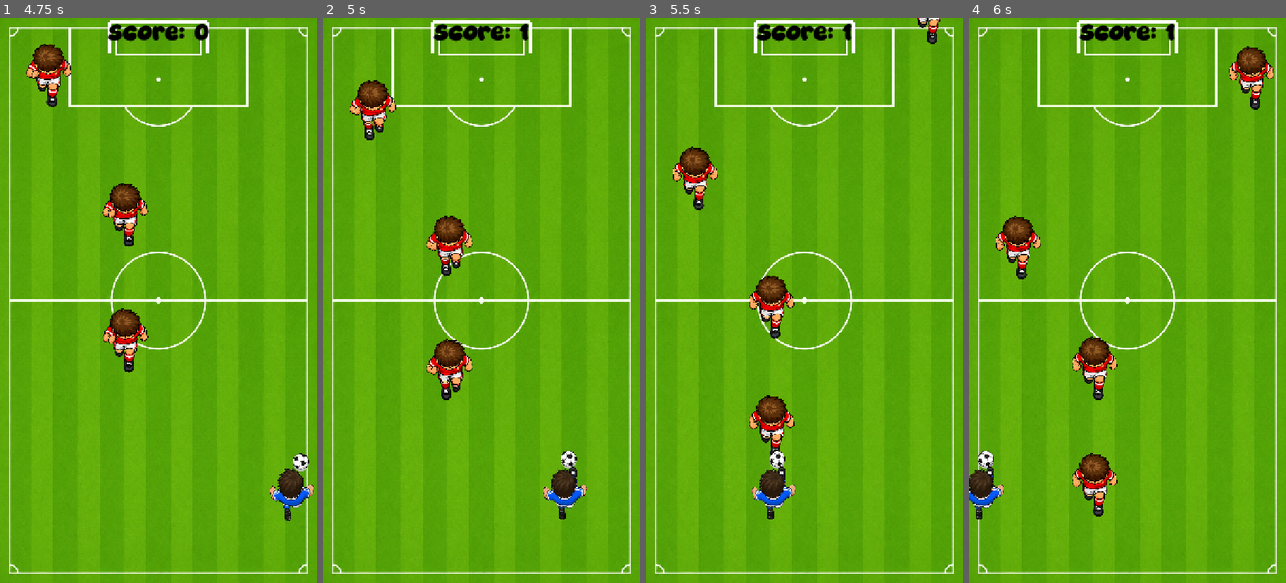
Above: before the commit, frames 1-4 (left to right).
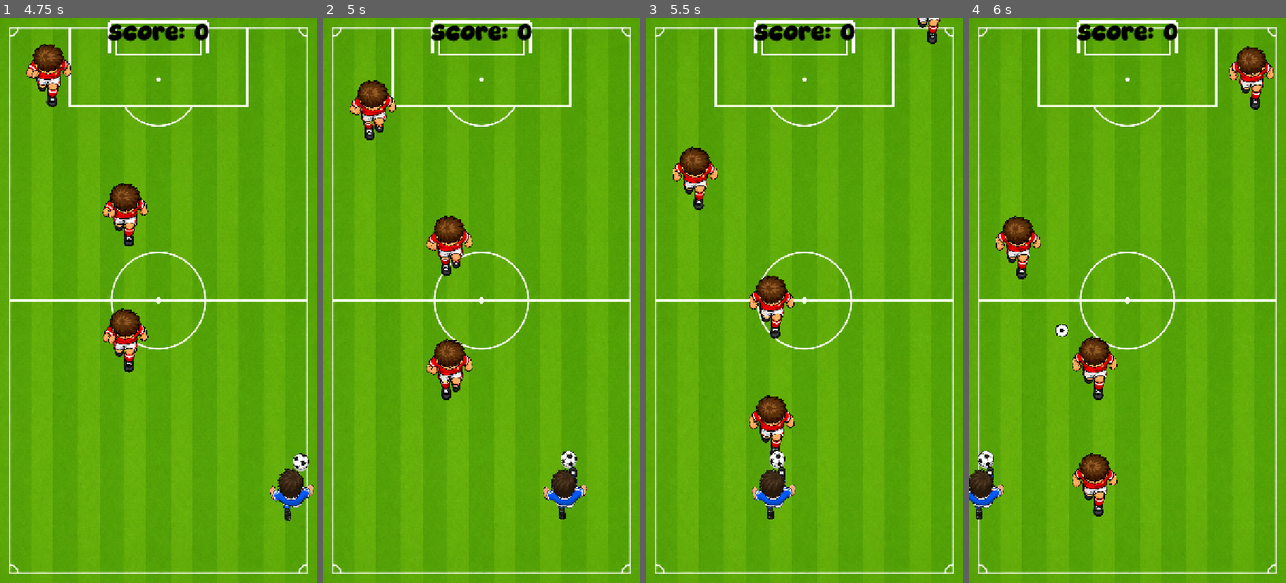
Above: after the commit, the same moments.

Repository: schoibs/futbolrush
Game: Godot game, scene res://scenes/Main.tscn
The game is run twice, just before and just after one commit, with the same random seed, the same clock (stepped at 60 frames per second) and the same inputs.
Inputs:
- Up to frame 1 (4.75 s): click "Play" at 0.5 s; hold D (move_right) 1.28-2.03 s; hold A (move_left) 2.03-2.78 s; hold D (move_right) 2.78-4.28 s; hold A (move_left) from 4.28 s (still down)
- Up to frame 2 (5 s): keep holding A (move_left); tap G (debug_goal) at 4.9 s
- Up to frame 3 (5.5 s): keep holding A (move_left)
- Up to frame 4 (6 s): keep holding A (move_left); tap B (debug_launch_ball, bound only after the commit) at 5.65 s

Frame 1 is identical in both runs. In frame 2, 0.4% of the frame differs, in the area x 34-66%, y 1-5%; in frame 3, 0.4%; in frame 4, 0.5%, in the area x 27-66%, y 1-57%.

Commit message:
Ball mechanism

Diff:
--- a/project.godot
+++ b/project.godot
@@ -42,6 +42,11 @@
 "events": [Object(InputEventKey,"resource_local_to_scene":false,"resource_name":"","device":-1,"window_id":0,"alt_press …(192 unchanged characters)…
 ]
 }
+debug_launch_ball={
+"deadzone": 0.2,
+"events": [Object(InputEventKey,"resource_local_to_scene":false,"resource_name":"","device":-1,"window_id":0,"alt_pressed":false,"shift_pressed":false,"ctrl_pressed":false,"meta_pressed":false,"pressed":false,"keycode":0,"physical_keycode":66,"key_label":0,"unicode":98,"location":0,"echo":false,"script":null)
+]
+}
 
 [physics]
 
--- /dev/null
+++ b/scenes/Ball.tscn
@@ -0,0 +1,12 @@
+[gd_scene format=3 uid="uid://d2swqwgbyjgtf"]
+
+[ext_resource type="Script" uid="uid://dr3e7lox4cibw" path="res://scenes/ball.gd" id="1_d73vv"]
+
+[sub_resource type="CircleShape2D" id="CircleShape2D_ig1eg"]
+radius = 14.0
+
+[node name="Ball" type="Area2D" unique_id=170385954]
+script = ExtResource("1_d73vv")
+
+[node name="CollisionShape2D" type="CollisionShape2D" parent="." unique_id=1422114117]
+shape = SubResource("CircleShape2D_ig1eg")
--- a/scenes/Main.tscn
+++ b/scenes/Main.tscn
@@ -6,6 +6,7 @@
 [ext_resource type="PackedScene" uid="uid://bq1tstr1lwvd7" path="res://scenes/DefenderSprinter.tscn" id="3_c01mt"]
 [ext_resource type="PackedScene" uid="uid://chcyw0xdtldhm" path="res://scenes/HUD.tscn" id="3_vcsgt"]
 [ext_resource type="Script" uid="uid://h3vy02yhsy1k" path="res://scripts/pitch_background.gd" id="4_c01mt"]
+[ext_resource type="PackedScene" uid="uid://d2swqwgbyjgtf" path="res://scenes/Ball.tscn" id="4_nxtc6"]
 [ext_resource type="Texture2D" uid="uid://dkdybv5x0sa6u" path="res://art/sprites/pitch.png" id="5_nxtc6"]
 [ext_resource type="PackedScene" uid="uid://c5y7s4ymcwtu4" path="res://scenes/Goal.tscn" id="8_jlsqs"]
 
@@ -25,6 +26,8 @@
 
 [node name="DefenderContainer" type="Node2D" parent="." unique_id=1849115731]
 
+[node name="Ball" parent="." unique_id=170385954 instance=ExtResource("4_nxtc6")]
+
 [node name="SpawnTimer" type="Timer" parent="." unique_id=183238481]
 wait_time = 1.2
 
--- /dev/null
+++ b/scenes/ball.gd
@@ -0,0 +1,108 @@
+extends Area2D
+
+signal missed
+
+enum BallState { READY, IN_FLIGHT }
+
+@export var ready_offset := Vector2(0.0, -52.0)
+@export var shot_speed := 900.0
+@export var offscreen_margin := 80.0
+@export var reset_delay := 0.25
+@export var ball_radius := 14.0
+@export var show_while_ready := false
+
+var state := BallState.READY
+var velocity := Vector2.ZERO
+var player: Node2D
+var reset_pending := false
+var reset_time_remaining := 0.0
+
+func _ready() -> void:
+	add_to_group("ball")
+	queue_redraw()
+
+func setup(follow_player: Node2D) -> void:
+	player = follow_player
+	reset_to_ready()
+
+func _physics_process(delta: float) -> void:
+	if reset_pending:
+		reset_time_remaining -= delta
+		if reset_time_remaining <= 0.0:
+			reset_to_ready()
+		return
+
+	if state == BallState.READY:
+		follow_player()
+	elif state == BallState.IN_FLIGHT:
+		global_position += velocity * delta
+
+		if is_offscreen():
+			miss()
+
+func _draw() -> void:
+#	draw instead of using a sprite
+	draw_circle(Vector2.ZERO, ball_radius, Color.WHITE)
+	draw_arc(Vector2.ZERO, ball_radius, 0.0, TAU, 32, Color.BLACK, 2.0)
+	draw_circle(Vector2.ZERO, ball_radius * 0.35, Color.BLACK)
+
+func follow_player() -> void:
+	if player == null:
+		return
+
+	global_position = player.global_position + ready_offset
+
+func launch(direction: Vector2) -> void:
+	if not is_ready():
+		return
+
+	if direction == Vector2.ZERO:
+		return
+
+	state = BallState.IN_FLIGHT
+	velocity = direction.normalized() * shot_speed
+	visible = true
+
+func handle_goal() -> void:
+	if not is_in_flight():
+		return
+
+	schedule_reset()
+
+func miss() -> void:
+	if not is_in_flight():
+		return
+
+	missed.emit()
+	schedule_reset()
+
+func reset_to_ready() -> void:
+	state = BallState.READY
+	velocity = Vector2.ZERO
+	reset_pending = false
+	reset_time_remaining = 0.0
+	follow_player()
+	visible = show_while_ready
+
+func schedule_reset() -> void:
+	state = BallState.READY
+	velocity = Vector2.ZERO
+	reset_pending = true
+	reset_time_remaining = reset_delay
+	visible = false
+
+func is_ready() -> bool:
+	return state == BallState.READY and not reset_pending
+
+func is_in_flight() -> bool:
+	return state == BallState.IN_FLIGHT and not reset_pending
+
+func is_offscreen() -> bool:
+	var viewport_size := get_viewport_rect().size
+
+	return (
+		global_position.x < -offscreen_margin
+		or global_position.x > viewport_size.x + offscreen_margin
+		or global_position.y < -offscreen_margin
+		or global_position.y > viewport_size.y + offscreen_margin
+	)
--- a/scripts/main.gd
+++ b/scripts/main.gd
@@ -28,6 +28,7 @@
 @onready var score_timer: Timer = $ScoreTimer
 @onready var player: Area2D = $Player
 @onready var hud = $HUD
+@onready var ball = $Ball
 
 #user:// is Godot's writable local data path for the current user
 const SAVE_PATH := "user://futbolrush.cfg"
@@ -43,10 +44,10 @@
 	randomize()
 	spawn_timer.one_shot = true
 	player_start_position = player.position
+	ball.setup(player)
 
 	position_goal()
 	load_best_score()
-
 
 	if not spawn_timer.timeout.is_connected(_on_spawn_timer_timeout):
 		spawn_timer.timeout.connect(_on_spawn_timer_timeout)
@@ -72,6 +73,7 @@
 	score_timer.stop()
 	clear_defenders()
 	reset_player()
+	ball.reset_to_ready()
 	player.set_physics_process(false)
 	hud.show_start(best_score)
 
@@ -80,6 +82,7 @@
 	score = 0
 	clear_defenders()
 	reset_player()
+	ball.reset_to_ready()
 	player.set_physics_process(true)
 	hud.show_playing(score)
 	start_spawn_timer()
@@ -96,6 +99,7 @@
 	spawn_timer.stop()
 	score_timer.stop()
 	player.set_physics_process(false)
+	ball.reset_to_ready()
 	hud.play_collision_feedback()
 	clear_defenders()
 	update_best_score()
@@ -210,18 +214,20 @@
 func _on_score_timer_timeout() -> void:
 	pass
 
-func _on_goal_ball_entered(ball: Area2D) -> void:
-	if game_state != GameState.PLAYING:
-		return
-
-	# The null case exists only for the temporary debug trigger in this milestone.
-	if ball != null:
-		if not ball.has_method("is_in_flight"):
-			return
-		if not ball.is_in_flight():
-			return
+func _on_goal_ball_entered(ball_area: Area2D) -> void:
+	if game_state != GameState.PLAYING:
+		return
+
+	if not ball_area.has_method("is_in_flight"):
+		return
+
+	if not ball_area.is_in_flight():
+		return
 
 	score_goal()
+
+	if ball_area.has_method("handle_goal"):
+		ball_area.handle_goal()
 
 func _on_defender_hit_player() -> void:
 	enter_game_over_state()
@@ -237,5 +243,5 @@
 	if game_state != GameState.PLAYING:
 		return
 
-	if event.is_action_pressed("debug_goal"):
-		_on_goal_ball_entered(null)
+	if event.is_action_pressed("debug_launch_ball"):
+		ball.launch(Vector2.UP)
Not shown, added: scenes/ball.gd.uid
